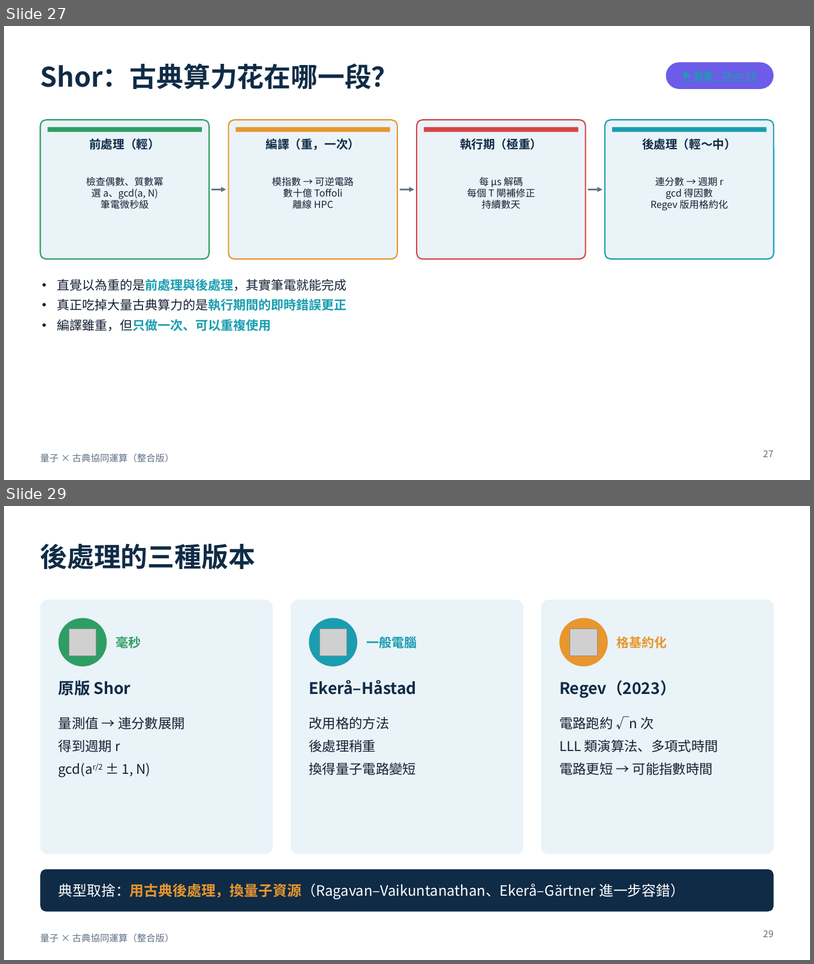
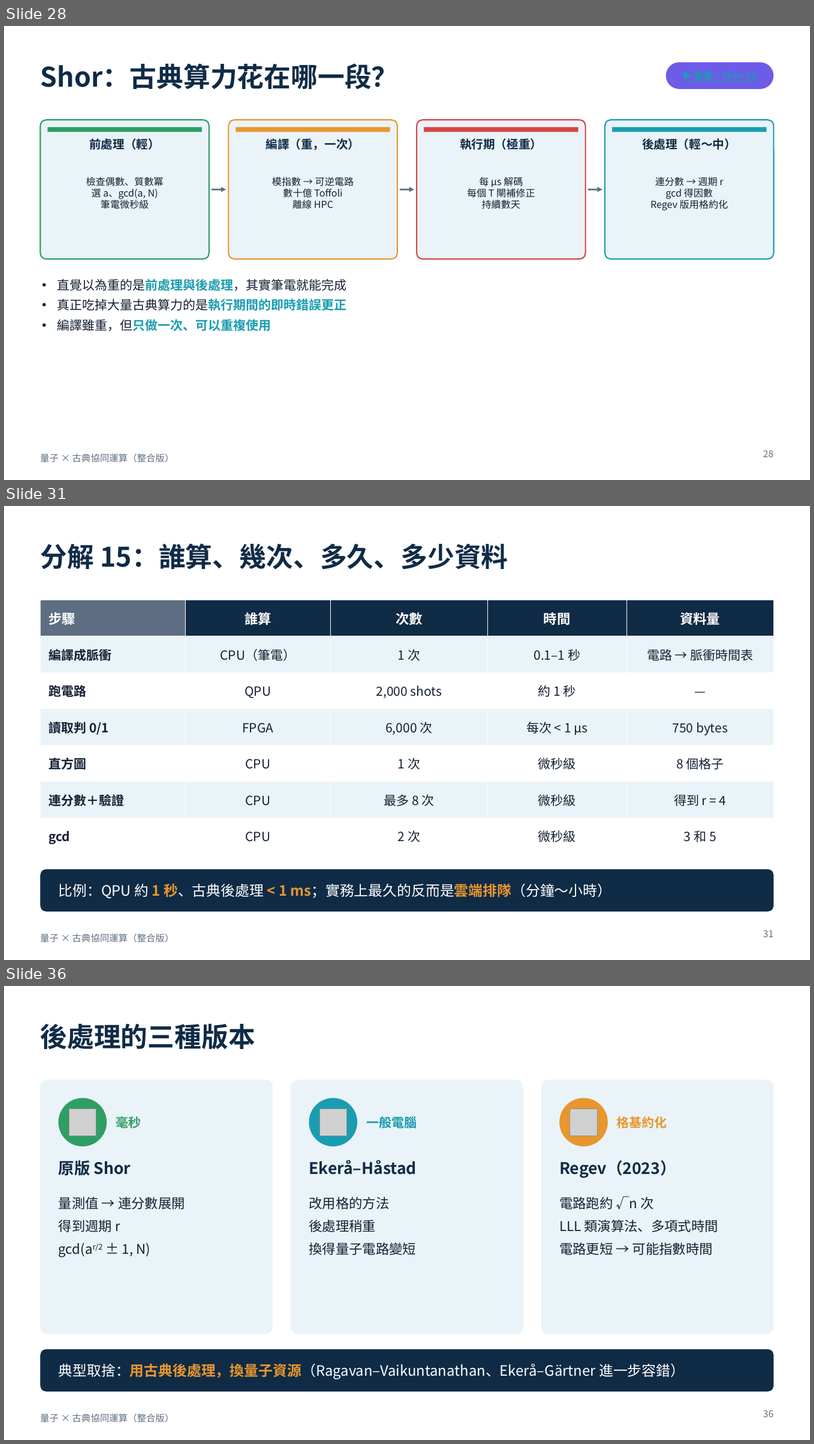
Before and after one commit to pcpcchen-coder/QuantumComputing, a slide deck: slides/output/qpu-classical-integrated.pptx. Shown one above the other, each under a label of ours: slides 27 and 29 before the commit, slides 28, 31 and 36 after it; the slides between them are not shown. The pictures are 814x964 and 814x1444 pixels, drawn with LibreOffice and Linux fonts; fonts in the diff are those of the drawing; grey boxes stand for pictures. Boxes give left, top, right and bottom in pixels: in the first picture for what was removed or moved away, otherwise in the second. Text is boxed around its words. In the diff, an @@ line names an element or a change of style, - is before the commit and + after.

```diff
--- a/slides/output/qpu-classical-integrated.pptx
+++ b/slides/output/qpu-classical-integrated.pptx
@@ slide 31 added at (4, 506, 810, 960), background #FFFFFF; not listed: 1 template element that a slide beside it also shows @@
@@ title added at (40, 543, 508, 569), 32 pt, text #0F2B46, bold @@
+分解 15：誰算、幾次、多久、多少資料
@@ table added at (40, 600, 774, 846), 7 rows, 5 columns @@
+步驟 | 誰算 | 次數 | 時間 | 資料量
+編譯成脈衝 | CPU（筆電） | 1 次 | 0.1–1 秒 | 電路 → 脈衝時間表
+跑電路 | QPU | 2,000 shots | 約 1 秒 | —
+讀取判 0/1 | FPGA | 6,000 次 | 每次 < 1 µs | 750 bytes
+直方圖 | CPU | 1 次 | 微秒級 | 8 個格子
+連分數＋驗證 | CPU | 最多 8 次 | 微秒級 | 得到 r = 4
+gcd | CPU | 2 次 | 微秒級 | 3 和 5
@@ rounded rectangle added at (40, 869, 774, 912), fill #0F2B46 @@
@@ text added at (59, 883, 612, 898), 17 pt, text #FFFFFF @@
+比例：QPU 約 1 秒、古典後處理 < 1 ms；實務上最久的反而是雲端排隊（分鐘～小時）
@@ page number added at (764, 930, 774, 937), 11 pt, text #5E6E82 @@
+31
@@ what was slide 27 is now slide 28 @@
@@ page number at (764, 450, 774, 457): text changed @@
-27
+28
@@ what was slide 29 is now slide 36 @@
@@ page number at (764, 1410, 774, 1417): text changed @@
-29
+36
```
Also in this commit, not shown: 5 slides changed, 6 other slides added, 9 other files.
